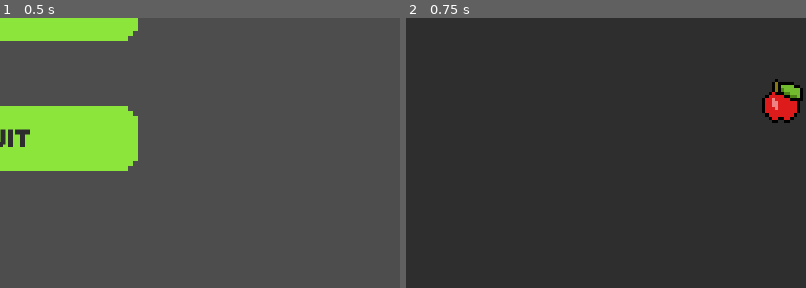
Above: before the commit, frames 1-2 (left to right).
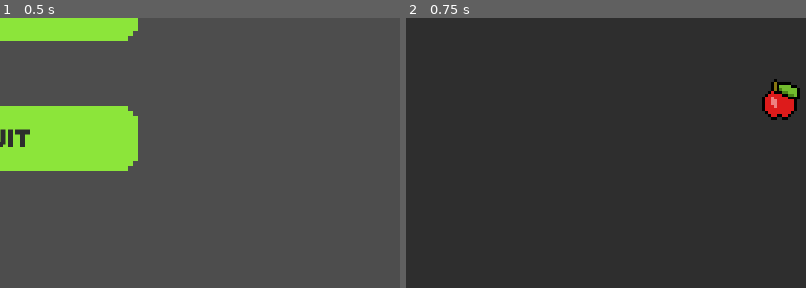
Above: after the commit, the same moments.

Repository: WyattHapper/MACS-Hackathon-2026
Game: Godot game, scene res://MainMenu/main_menu.tscn
Two runs of this game, one before a commit and one after it. Both use one fixed random seed, a clock stepped at 60 frames per second and the inputs below.
Inputs:
- Up to frame 1 (0.5 s): no input
- Up to frame 2 (0.75 s): click "Start" at 0.5 s
The pictures show only the part of the screen within x 50-100%, y 45-95%; the shares and areas given below are measured in that part.

Frame 1 is identical in both runs. In frame 2, 0.5% of the frame differs, in the area x 89-100%, y 22-39%.

Commit message:
Apple size change

Diff:
--- a/hackathon-2026/Apples/apple_regular.tscn
+++ b/hackathon-2026/Apples/apple_regular.tscn
@@ -4,18 +4,18 @@
 [ext_resource type="Script" uid="uid://yo237wj15tdp" path="res://Apples/apple_regular.gd" id="1_drr20"]
 
 [sub_resource type="RectangleShape2D" id="RectangleShape2D_n4ihk"]
-size = Vector2(50, 50)
+size = Vector2(47, 47)
 
 [node name="AppleRegular" type="Area2D" unique_id=928229055]
 script = ExtResource("1_drr20")
 
 [node name="Sprite2D" type="Sprite2D" parent="." unique_id=110892648]
-position = Vector2(25.000004, 25.000004)
-scale = Vector2(3.1249998, 3.125)
+position = Vector2(23.500004, 23.500002)
+scale = Vector2(2.9374998, 2.9374998)
 texture = ExtResource("1_7svth")
 
 [node name="CollisionShape2D" type="CollisionShape2D" parent="." unique_id=1194547792]
-position = Vector2(25, 25)
+position = Vector2(23.5, 23.5)
 shape = SubResource("RectangleShape2D_n4ihk")
 
 [connection signal="area_entered" from="." to="." method="_on_area_entered"]
